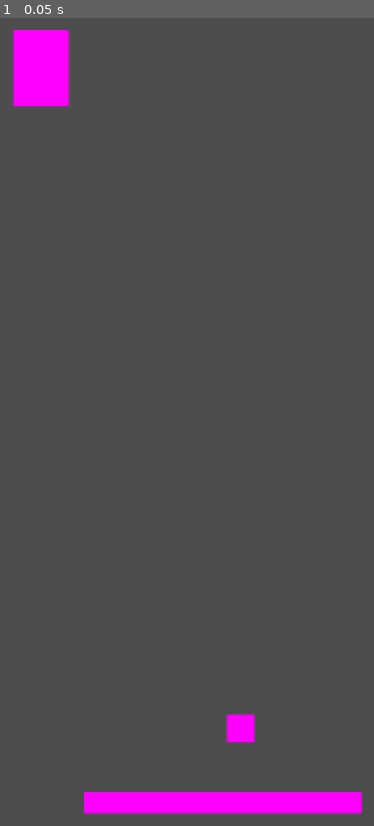
Above: before the commit, frame 1.
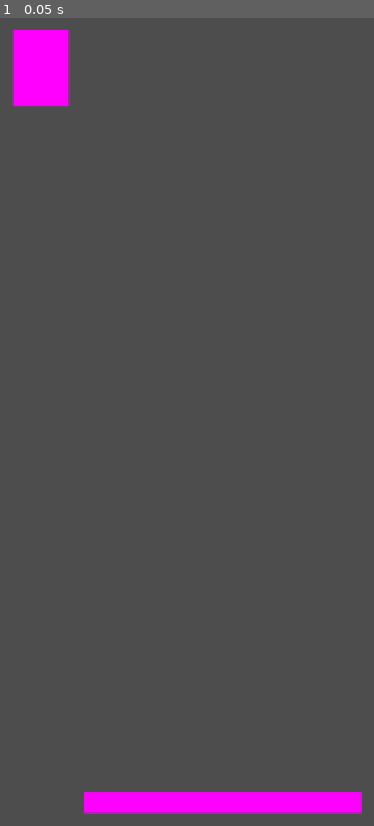
Above: after the commit, the same moment.

Repository: PontusEkstrom02/PingPang
Game: Godot game, scene res://scenes/game.tscn
The game is run twice, just before and just after one commit, with the same random seed, the same clock (stepped at 60 frames per second) and the same inputs.
Inputs:
- Up to frame 1 (0.05 s): no input

The runs differ from the first frame. In frame 1, 0.3% of the frame differs, in the area x 60-69%, y 86-90%.
Error after the commit: Parse Error: Builtin type cannot be used as a name on its own. (res://scenes/ball.gd:8)

Commit message:
beginning of ball movement

Diff:
--- /dev/null
+++ b/scenes/ball.gd
@@ -0,0 +1,12 @@
+extends CharacterBody2D
+
+var win_size : Vector2
+var speed : int = 100
+var dir : Vector2
+
+func _ready():
+	dir = Vector2
+
+
+func _movement_process(delta):
+	move_and_collide(dir * speed * delta)
--- a/scenes/ball.tscn
+++ b/scenes/ball.tscn
@@ -1,16 +1,17 @@
 [gd_scene load_steps=3 format=3 uid="uid://bfc2tcsvdnb06"]
 
-[sub_resource type="RectangleShape2D" id="RectangleShape2D_6sog0"]
+[ext_resource type="Script" path="res://scenes/ball.gd" id="1_c2bi6"]
 
-[sub_resource type="PlaceholderTexture2D" id="PlaceholderTexture2D_4p4v7"]
+[sub_resource type="RectangleShape2D" id="RectangleShape2D_umo8g"]
+size = Vector2(40, 40)
 
-[node name="Ball" type="Area2D"]
-position = Vector2(463, 225)
+[node name="CharacterBody2D" type="CharacterBody2D"]
+position = Vector2(500, 500)
+scale = Vector2(0.5, 0.5)
+motion_mode = 1
+script = ExtResource("1_c2bi6")
 
 [node name="CollisionShape2D" type="CollisionShape2D" parent="."]
-shape = SubResource("RectangleShape2D_6sog0")
+shape = SubResource("RectangleShape2D_umo8g")
 
-[node name="Sprite2D" type="Sprite2D" parent="."]
-position = Vector2(1.8701e-05, -4.84288e-06)
-scale = Vector2(20, 20)
-texture = SubResource("PlaceholderTexture2D_4p4v7")
+[node name="ColorRect" type="ColorRect" parent="."]
